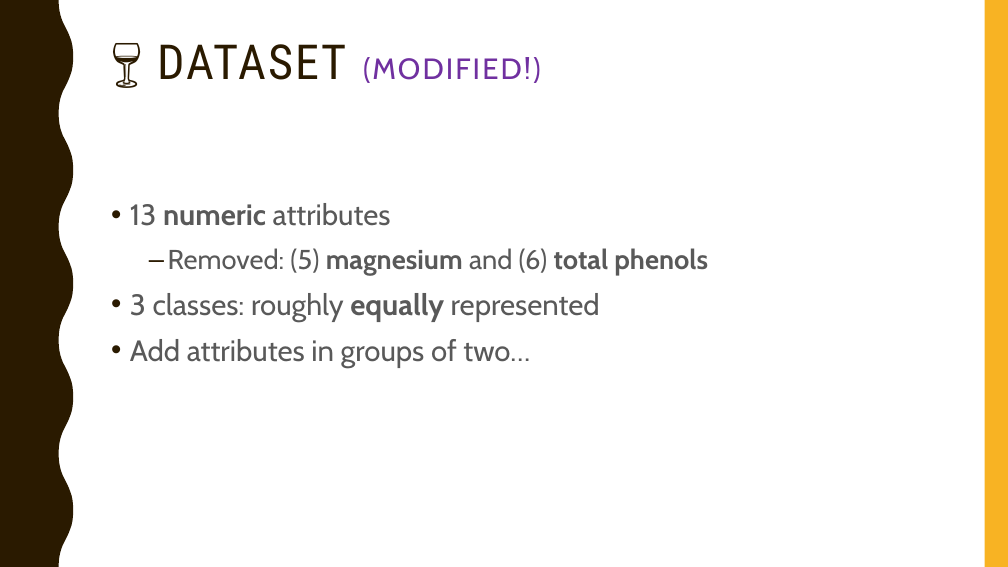
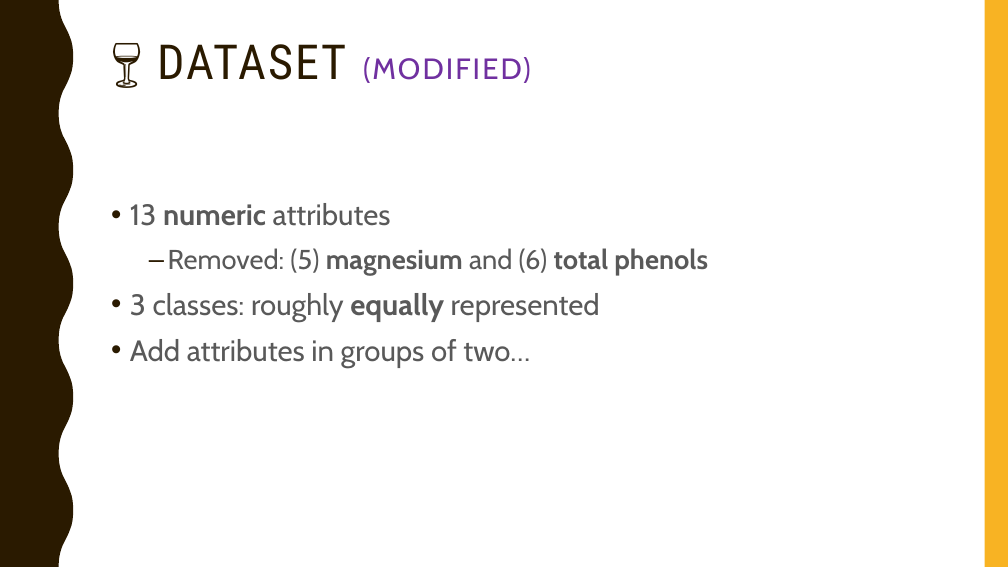
Before and after one commit to gururaj-shriram/ece548-machine-learning, a slide deck: slide 28 of proj1/presentation/pres.pptx. Drawn at 1008x567 pixels with LibreOffice and Linux fonts; fonts in the diff are those of the drawing. Boxes give left, top, right and bottom in pixels: in the first picture for what was removed or moved away, otherwise in the second. Text is boxed around its words. In the diff, an @@ line names an element or a change of style, - is before the commit and + after.

```diff
--- a/proj1/presentation/pres.pptx
+++ b/proj1/presentation/pres.pptx
@@ title at [157,44,531,83]: text changed @@
-🍷 DATASET (MODIFIED!)
+🍷 DATASET (MODIFIED)
```
Also in this commit, not shown: 10 other slides changed, 29 other files.
